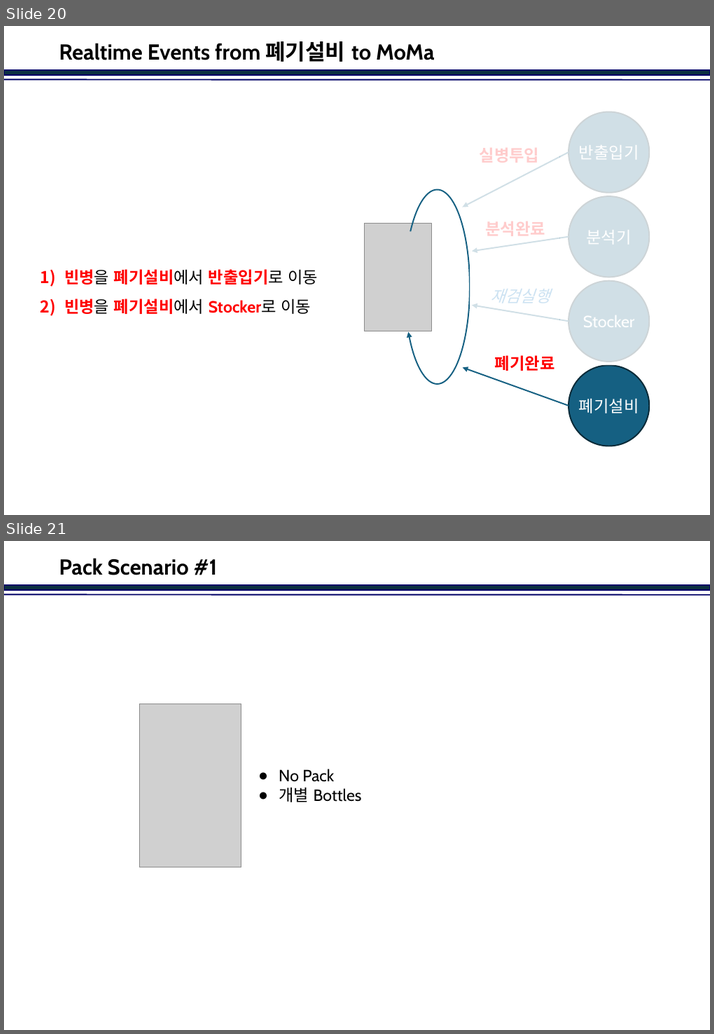
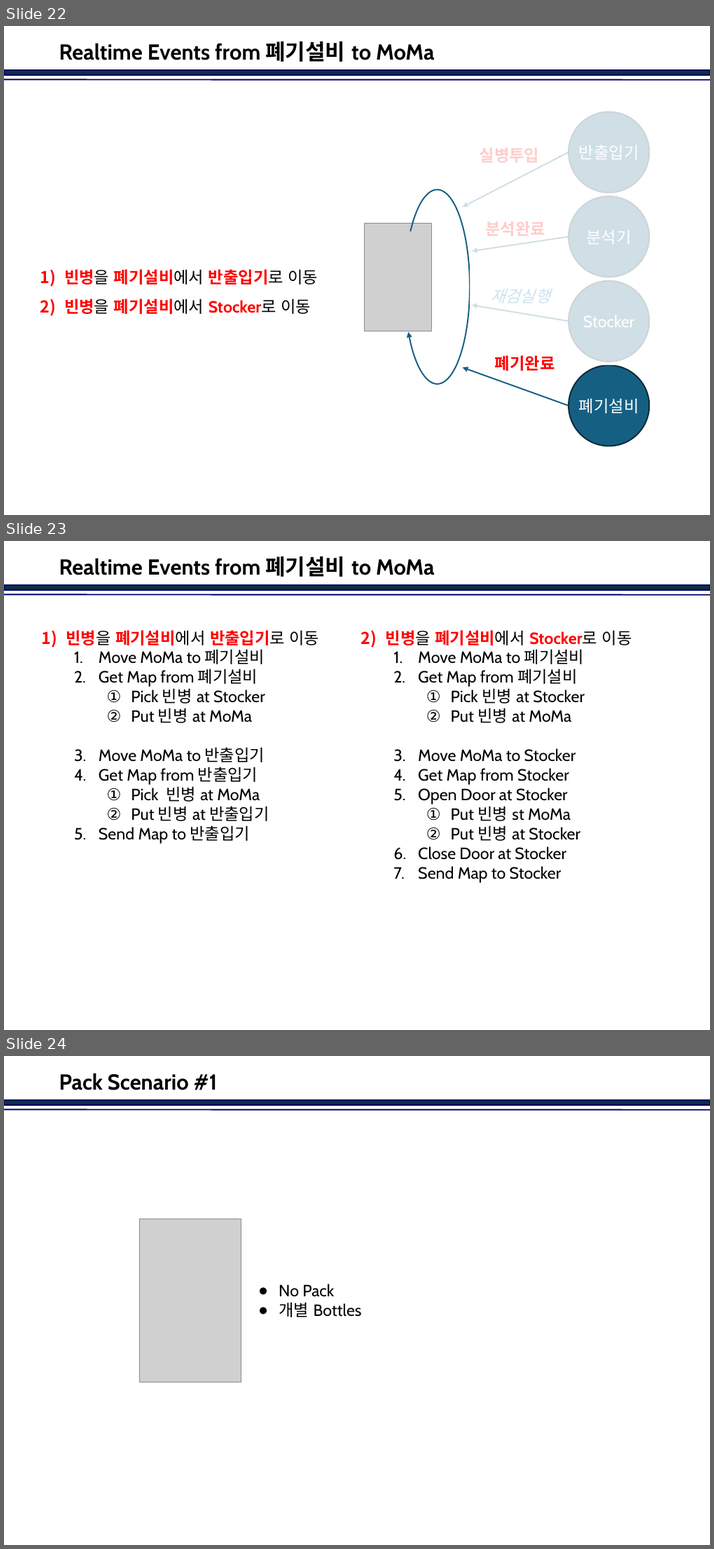
Before and after one commit to jinkabpark/SamickThk_Analysis, a slide deck: 허종원/Travel Scenario.pptx. Shown one above the other, each under a label of ours: slides 20 and 21 before the commit, slides 22, 23 and 24 after it. The pictures are 714x1034 and 714x1549 pixels, drawn with LibreOffice and Linux fonts; fonts in the diff are those of the drawing; grey boxes stand for pictures; background and template pictures are left out. Boxes give left, top, right and bottom in pixels: in the first picture for what was removed or moved away, otherwise in the second. Text is boxed around its words. In the diff, an @@ line names an element or a change of style, - is before the commit and + after.

```diff
--- a/허종원/Travel Scenario.pptx
+++ b/허종원/Travel Scenario.pptx
@@ slide 23 added at (4,541,710,1030), background #FFFFFF; not listed: 2 template elements that a slide beside it also shows @@
@@ title added at (59,556,434,577), 24 pt, text #000000, bold @@
+Realtime Events from 폐기설비 to MoMa
@@ text added at (66,630,320,843), 18 pt, text #000000 @@
+1) 빈병을 폐기설비에서 반출입기로 이동
+  1. Move MoMa to 폐기설비
+  2. Get Map from 폐기설비
+    1. Pick 빈병 at Stocker
+    2. Put 빈병 at MoMa
+  3. Move MoMa to 반출입기
+  4. Get Map from 반출입기
+    1. Pick 빈병 at MoMa
+    2. Put 빈병 at 반출입기
+  5. Send Map to 반출입기
@@ text added at (386,630,632,883), 18 pt, text #000000 @@
+2) 빈병을 폐기설비에서 Stocker로 이동
+  1. Move MoMa to 폐기설비
+  2. Get Map from 폐기설비
+    1. Pick 빈병 at Stocker
+    2. Put 빈병 at MoMa
+  3. Move MoMa to Stocker
+  4. Get Map from Stocker
+  5. Open Door at Stocker
+    1. Put 빈병 st MoMa
+    2. Put 빈병 at Stocker
+  6. Close Door at Stocker
+  7. Send Map to Stocker
@@ what was slide 20 is now slide 22 @@
@@ what was slide 21 is now slide 24 @@
```
Also in this commit, not shown: 2 slides changed, 2 other slides added.
